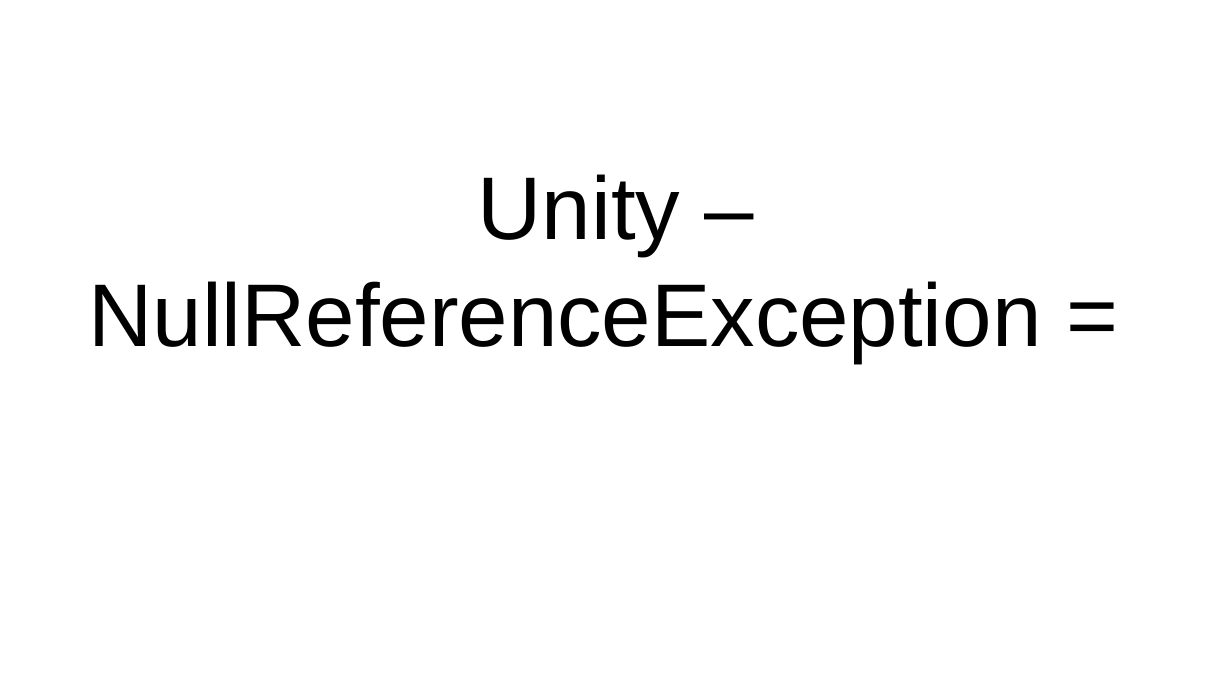
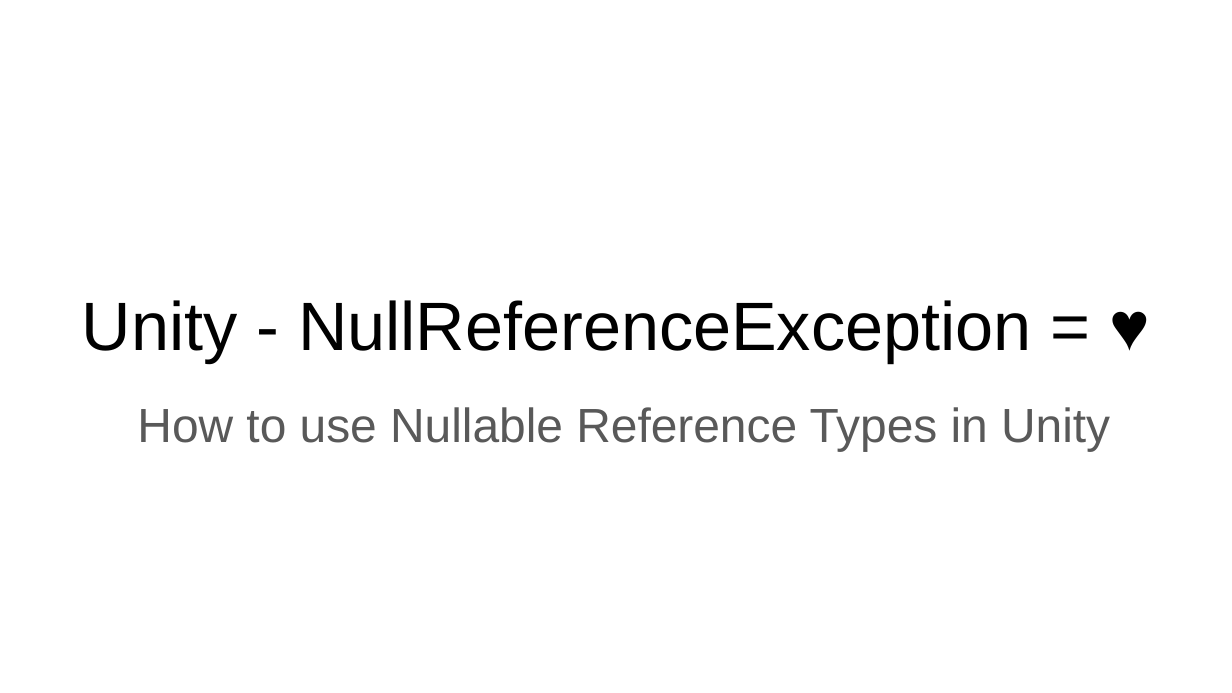
Before and after one commit to kugushev/presentations, a slide deck: slide 1 of 2021_NullabilityInUnity/Presentation.pptx. Drawn at 1232x693 pixels with LibreOffice and Linux fonts; fonts in the diff are those of the drawing; background and template pictures are left out. Boxes give left, top, right and bottom in pixels: in the first picture for what was removed or moved away, otherwise in the second. Text is boxed around its words. In the diff, an @@ line names an element or a change of style, - is before the commit and + after.

```diff
--- a/2021_NullabilityInUnity/Presentation.pptx
+++ b/2021_NullabilityInUnity/Presentation.pptx
@@ title at box(82, 300, 1032, 363): text changed; size 52 to 40 pt @@
-Unity – NullReferenceException =
+Unity - NullReferenceException = ♥
@@ subtitle added at box(137, 407, 1110, 451), 28 pt, text #595959 @@
+How to use Nullable Reference Types in Unity
```
Also in this commit, not shown: 7 other slides changed, 6 slides added, 3 slides removed.
